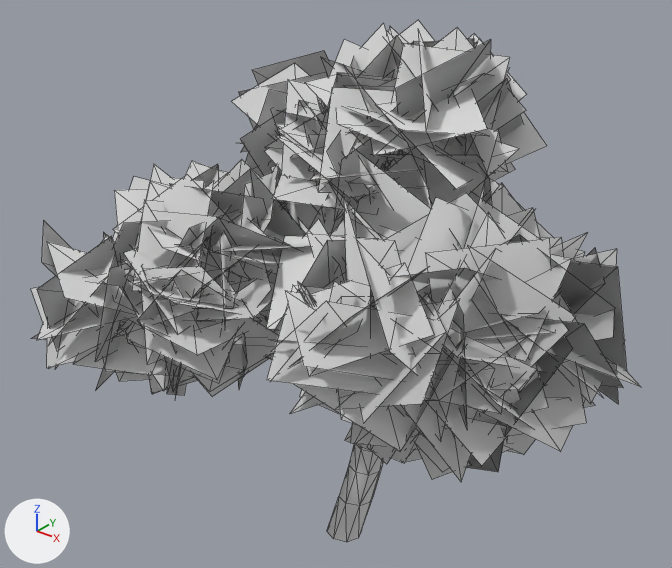
The glTF model public/glb/stylized_nature_pack/NormalTree_5.glb as it was, and as the next commit left it.
One viewpoint serves both versions: a camera (50 mm lens) standing at (2.72, -3.49, 3.8) and looking at (-0.08, 0.01, 1.62). Lighting does not change. The marker at lower left points along +X, +Y and +Z. Mesh edges are drawn as thin lines. Where no turn or scale is listed for an object, it has been applied to the vertices.

In view in the first picture: 'NormalTree_5'.
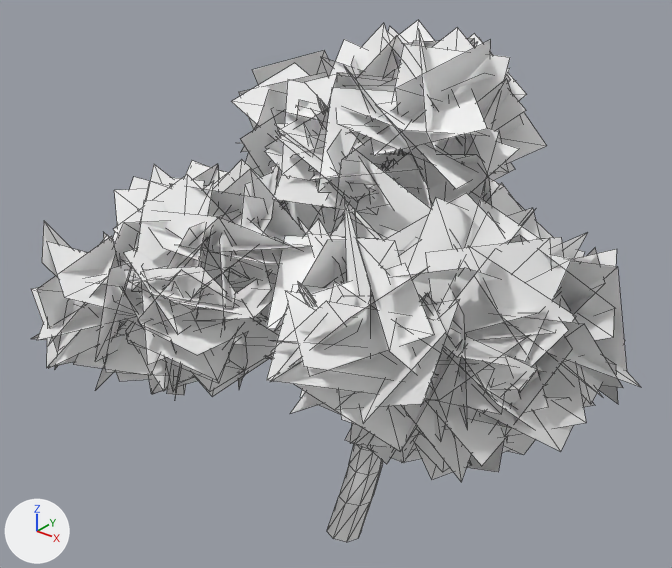
Where the newer file only moved an object's origin or applied its transform, the numbers keep the older frame.

Boxes [x1, y1, x2, y2] around the edits, measured in the pictures (672 x 568 px):
```json
{"object": "NormalTree_5", "change": "recoloured, surface changed", "before": [31, 20, 641, 542], "after": [31, 20, 641, 542]}
```

Scene script edits in JSON lines:
```json
{"op": "set", "path": "mat_normaltree_leaves.base_color", "old": "(0.8, 0.8, 0.8)", "new": "(1.0, 1.0, 1.0)", "note": "white #e7e7e7 -> white #ffffff"}
{"op": "set", "path": "mat_normaltree_leaves.metallic", "old": "0.4", "new": "1.0"}
```
